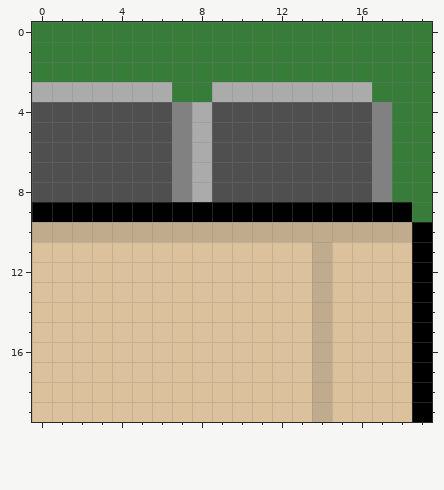
Pixel-art sprite, stored at data/sprites/J.png. Above, as it was before the edit.
The file is 60x60 pixels, drawn in blocks of 3x3; one block is one cell here.
The result:
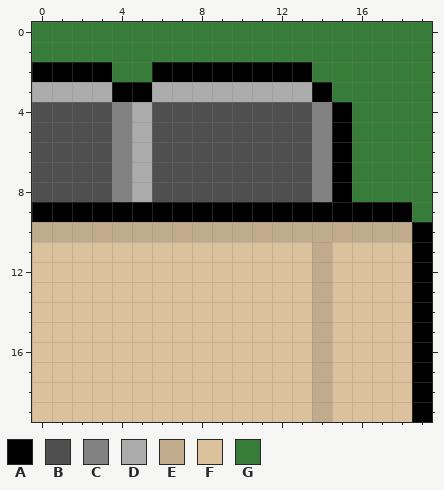
Palette (. is transparent): A #000000  B #4f4f4f  C #818181  D #ababab  E #c1ab8d  F #dbc19c  G #377c39
The edit:
@@ x 0..19 @@
  1 GGGGGGGGGGGGGGGGGGGG
- 2 GGGGGGGGGGGGGGGGGGGG
- 3 DDDDDDDGGDDDDDDDDGGG
- 4 BBBBBBBCDBBBBBBBBCGG
- 5 BBBBBBBCDBBBBBBBBCGG
- 6 BBBBBBBCDBBBBBBBBCGG
- 7 BBBBBBBCDBBBBBBBBCGG
- 8 BBBBBBBCDBBBBBBBBCGG
+ 2 AAAAGGAAAAAAAAGGGGGG
+ 3 DDDDAADDDDDDDDAGGGGG
+ 4 BBBBCDBBBBBBBBCAGGGG
+ 5 BBBBCDBBBBBBBBCAGGGG
+ 6 BBBBCDBBBBBBBBCAGGGG
+ 7 BBBBCDBBBBBBBBCAGGGG
+ 8 BBBBCDBBBBBBBBCAGGGG
  9 AAAAAAAAAAAAAAAAAAAG
Changed places in both pictures, as pixel boxes (x1, y1, x2, y2):
changed: (32, 62, 392, 202)
